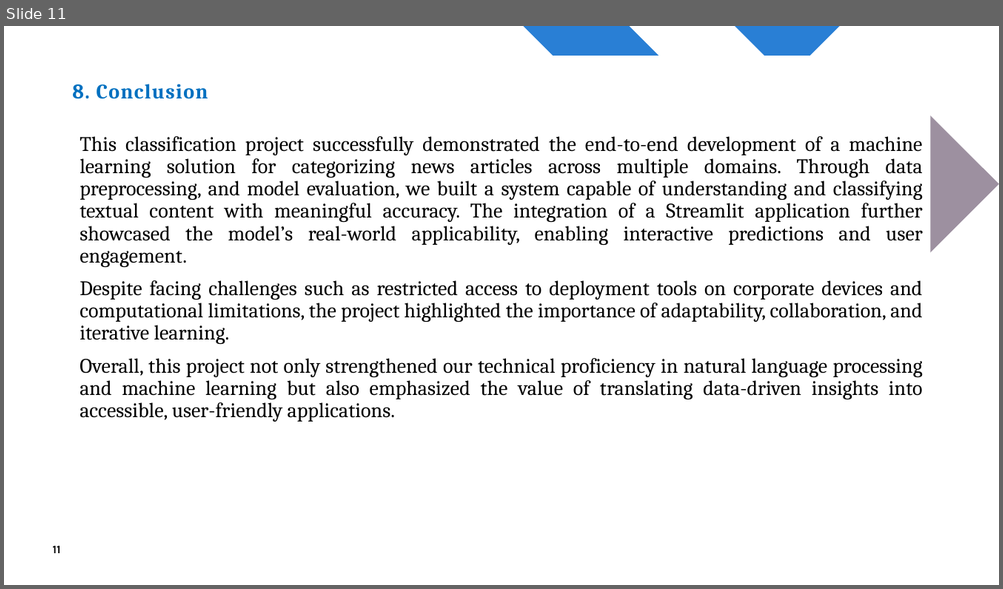
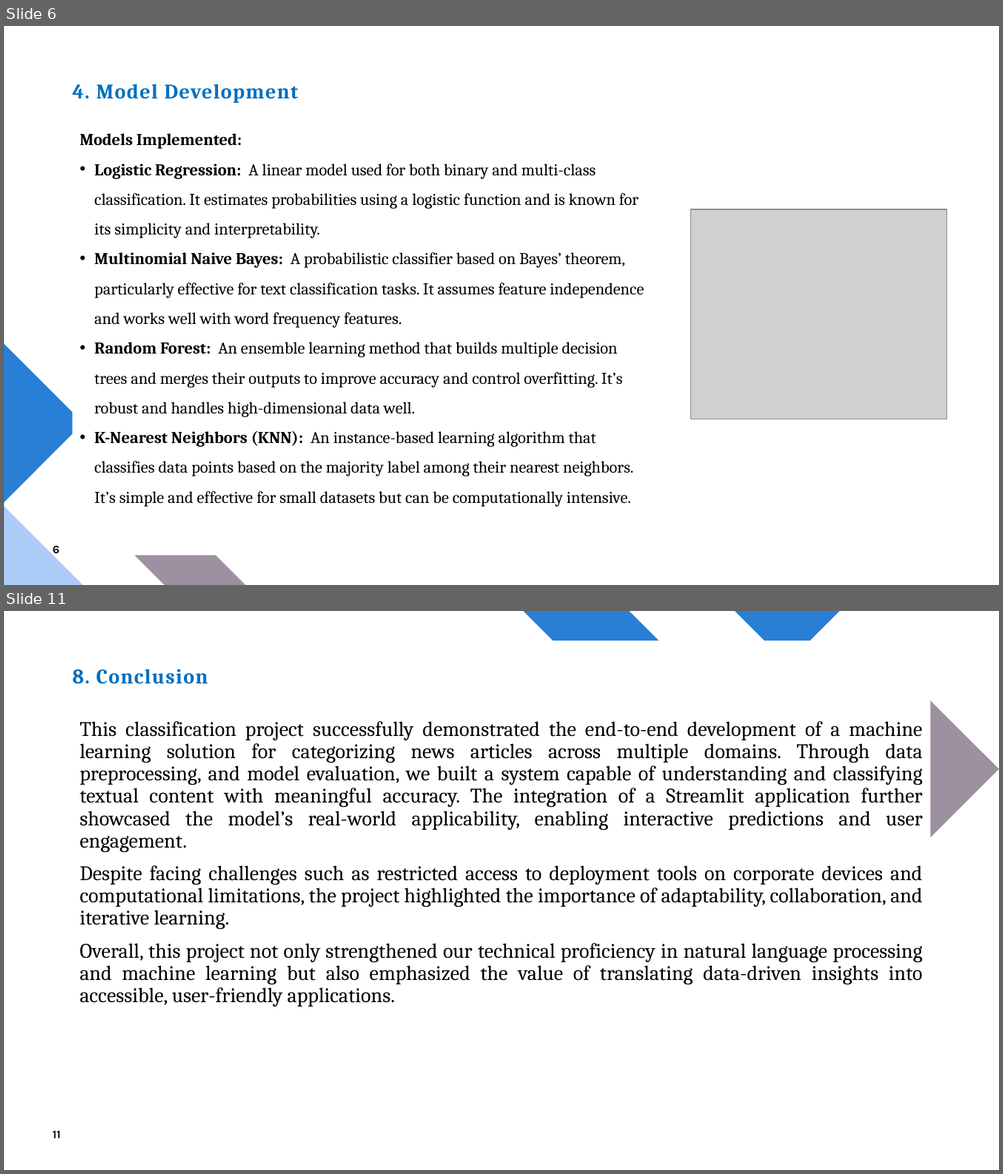
Before and after one commit to mdangirwa/2409NLP_Group_2, a slide deck: Final NLP Presentation - Team Project July 2025.pptx. Shown one above the other, each under a label of ours: slide 11 before the commit, slides 6 and 11 after it; the slides between them are not shown. The pictures are 1003x589 and 1003x1174 pixels, drawn with LibreOffice and Linux fonts; fonts in the diff are those of the drawing; grey boxes stand for pictures. Boxes give left, top, right and bottom in pixels: in the first picture for what was removed or moved away, otherwise in the second. Text is boxed around its words. In the diff, an @@ line names an element or a change of style, - is before the commit and + after.

```diff
--- a/Final NLP Presentation - Team Project July 2025.pptx
+++ b/Final NLP Presentation - Team Project July 2025.pptx
@@ slide 6 added at (x1=4, y1=26, x2=999, y2=585), background #FFFFFF @@
@@ title added at (x1=72, y1=84, x2=299, y2=103), 20 pt, text #0070C0, bold @@
+4. Model Development
@@ text added at (x1=79, y1=133, x2=643, y2=507), 16 pt, text #000000 @@
+Models Implemented:
+• Logistic Regression: A linear model used for both binary and multi-class classification. It estimates probabilities using a logistic function and is known for its simplicity and interpretability.
+• Multinomial Naive Bayes: A probabilistic classifier based on Bayes’ theorem, particularly effective for text classification tasks. It assumes feature independence and works well with word frequency features.
+• Random Forest: An ensemble learning method that builds multiple decision trees and merges their outputs to improve accuracy and control overfitting. It’s robust and handles high-dimensional data well.
+• K-Nearest Neighbors (KNN): An instance-based learning algorithm that classifies data points based on the majority label among their nearest neighbors. It’s simple and effective for small datasets but can be computationally intensive.
@@ picture added at (x1=691, y1=210, x2=946, y2=419) @@
@@ freeform shape added at (x1=4, y1=345, x2=83, y2=503), fill #297FD5 @@
@@ freeform shape added at (x1=83, y1=464, x2=245, y2=585), fill #9D90A0 @@
@@ freeform shape added at (x1=4, y1=506, x2=83, y2=585), fill #ACCBF9 @@
@@ page number added at (x1=53, y1=546, x2=60, y2=557), 11 pt, text #000000, bold @@
+6
```
Also in this commit, not shown: 8 slides changed, 1 slide removed.
